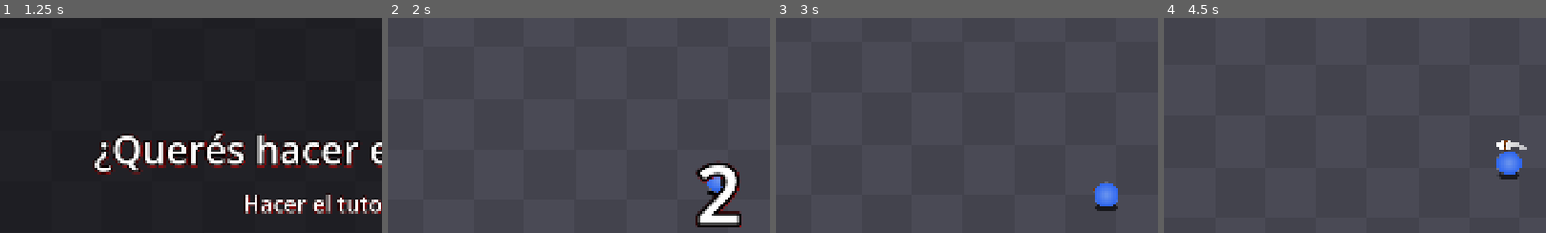
Above: before the commit, frames 1-4 (left to right).
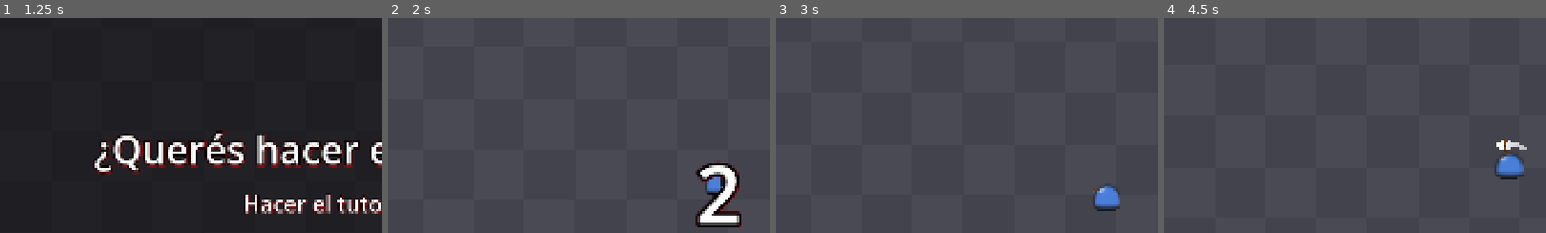
Above: after the commit, the same moments.

Repository: Lucarni-Lucas/entrega-boss-lucarni-lucas
Game: Godot game, scene res://scenes/ui/menu_principal.tscn
Two runs of this game, one before a commit and one after it. Both use one fixed random seed, a clock stepped at 60 frames per second and the inputs below.
Inputs (mouse positions are % of the whole screen's width and height, from its top left):
- Up to frame 1 (1.25 s): click "Empezar partida" at 0.5 s
- Up to frame 2 (2 s): click "Jugar directo" at 1.25 s
- Up to frame 3 (3 s): tap Enter at 2 s; move the mouse to (72, 45) at 2.02 s; hold D (mover_derecha) 2.03-2.78 s; tap Z (boomerang) at 2.1 s; click (72, 45) at 2.17 s; tap Space (ground_pound) at 2.75 s; move the mouse to (30, 55) at 2.77 s; hold S (mover_abajo) from 2.78 s (still down); tap X (dive) at 2.85 s
- Up to frame 4 (4.5 s): move the mouse to (60, 28) at 3.52 s; release S (mover_abajo) at 3.53 s; hold D (mover_derecha) 3.53-4.28 s; tap Space (ground_pound) at 3.6 s; move the mouse to (45, 70) at 4.27 s; hold W (mover_arriba) from 4.28 s (still down); tap C (slash) at 4.35 s; click (45, 70) at 4.42 s
The pictures show only the part of the screen within x 7-57%, y 9-59%; the shares and areas given below are measured in that part.

Frame 1 is identical in both runs. In frame 2, 0.1% of the frame differs, in the area x 83-87%, y 75-82%; in frame 3, 0.5%; in frame 4, 0.6%, in the area x 86-95%, y 62-74%.

Commit message:
cambio sprite del player

Diff:
--- a/entrega-boss-lucarni-lucas/scenes/player/player.gd
+++ b/entrega-boss-lucarni-lucas/scenes/player/player.gd
@@ -246,6 +246,7 @@
 	_sprite.position.y = -z
 	_shadow.actualizar(z)
 	_sprite.estirar_segun_velocidad(_velocidad_en_pantalla(), params)
+	_sprite.cambiar_forma(esta_en_suelo())
 
 
 func volver_al_inicio() -> void:
--- a/entrega-boss-lucarni-lucas/scenes/player/player.tscn
+++ b/entrega-boss-lucarni-lucas/scenes/player/player.tscn
@@ -13,19 +13,11 @@
 [ext_resource type="Script" uid="uid://bsiwgjcw1wblq" path="res://scenes/player/boomerang.gd" id="10_je7p5"]
 [ext_resource type="PackedScene" uid="uid://miq6aanimbvg" path="res://scenes/boomerang/boomerang.tscn" id="12_fm80t"]
 [ext_resource type="PackedScene" uid="uid://b5k58mh6urecv" path="res://scenes/componentes/hurtbox.tscn" id="13_gx1jg"]
+[ext_resource type="Texture2D" uid="uid://dwtygxd1wncgg" path="res://assets/player/slime_suelo.png" id="14_suelo"]
+[ext_resource type="Texture2D" uid="uid://ylmj7bep8ov1" path="res://assets/player/slime_aire.png" id="15_aire"]
 
 [sub_resource type="CircleShape2D" id="CircleShape2D_xrivr"]
 radius = 1.0
-
-[sub_resource type="Gradient" id="Gradient_lvxji"]
-offsets = PackedFloat32Array(0, 0.95625, 0.98467433)
-colors = PackedColorArray(0.4443136, 0.62112236, 1, 1, 0.1640625, 0.41044408, 1, 1, 1, 1, 1, 0)
-
-[sub_resource type="GradientTexture2D" id="GradientTexture2D_xrivr"]
-gradient = SubResource("Gradient_lvxji")
-fill = 1
-fill_from = Vector2(0.5, 0.5)
-fill_to = Vector2(0.5, 0)
 
 [sub_resource type="Curve" id="Curve_xrivr"]
 _data = [Vector2(0, 0), 1.0, 0.0, 0, 0, Vector2(1, 1), 0.0, 0.0, 0, 0]
@@ -76,13 +68,16 @@
 
 [node name="Sprite" type="Node2D" parent="." unique_id=1338394626]
 script = ExtResource("4_75vfm")
+textura_suelo = ExtResource("14_suelo")
+textura_aire = ExtResource("15_aire")
 
 [node name="Estiramiento" type="Node2D" parent="Sprite" unique_id=958097106]
 position = Vector2(0, -32)
 
 [node name="Visual" type="Sprite2D" parent="Sprite/Estiramiento" unique_id=198621459]
-self_modulate = Color(1, 1, 1, 0.9019608)
-texture = SubResource("GradientTexture2D_xrivr")
+texture_filter = 4
+scale = Vector2(0.333, 0.333)
+texture = ExtResource("14_suelo")
 
 [node name="Walk" type="Node" parent="." unique_id=1032320984]
 script = ExtResource("2_gmlin")
--- a/entrega-boss-lucarni-lucas/scenes/player/sprite.gd
+++ b/entrega-boss-lucarni-lucas/scenes/player/sprite.gd
@@ -1,4 +1,7 @@
 extends Node2D
+
+@export var textura_suelo: Texture2D
+@export var textura_aire: Texture2D
 
 var _tween: Tween
 
@@ -29,3 +32,7 @@
 func destellar(duracion: float) -> void:
 	_visual.self_modulate = Color(2, 2, 2, _self_modulate_base.a)
 	create_tween().tween_property(_visual, "self_modulate", _self_modulate_base, duracion)
+
+
+func cambiar_forma(en_suelo: bool) -> void:
+	_visual.texture = textura_suelo if en_suelo else textura_aire
Binary file added: entrega-boss-lucarni-lucas/assets/player/slime_aire.png
Not shown, added: entrega-boss-lucarni-lucas/assets/player/slime_aire.png.import
Binary file added: entrega-boss-lucarni-lucas/assets/player/slime_suelo.png
Not shown, added: entrega-boss-lucarni-lucas/assets/player/slime_suelo.png.import
